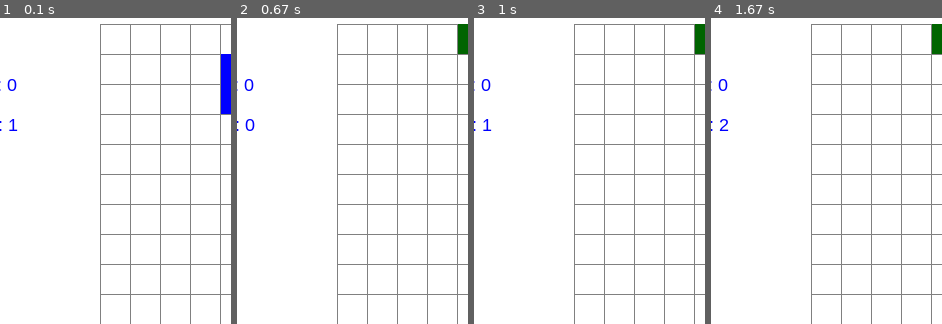
Above: before the commit, frames 1-4 (left to right).
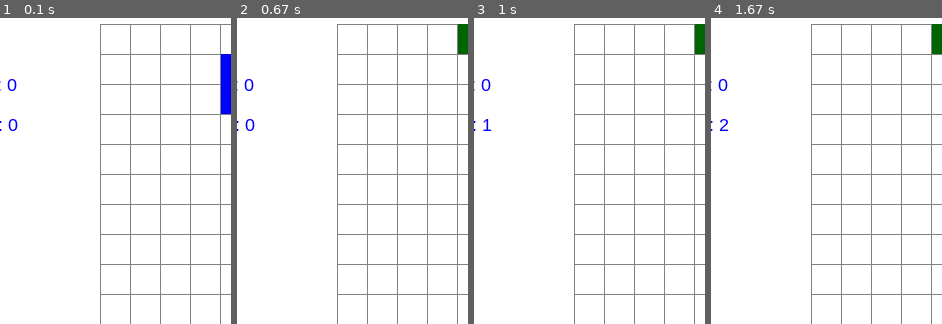
Above: after the commit, the same moments.

Repository: codigician/tetris
Game: pygame game, started from src/game.py
Same seed, same stepped clock (60 frames per second), same inputs: the game is played once before the commit and once after it.
Inputs:
- Up to frame 1 (0.1 s): no input
- Up to frame 2 (0.67 s): tap Space at 0.33 s
- Up to frame 3 (1 s): hold Right from 0.67 s (still down); tap Space at 0.73 s; tap C at 0.82 s
- Up to frame 4 (1.67 s): tap Space at 1.03, 1.23, 1.57 s; release Right at 1.13 s; hold Up 1.17-1.47 s; hold Right from 1.5 s (still down)
The pictures show only the part of the screen within x 12-62%, y 0-50%; the shares and areas given below are measured in that part.

The runs differ from the first frame. In frame 1, 0.1% of the frame differs, in the area x 3-8%, y 33-37%; in frame 2, nothing differs; in frame 3, nothing differs; in frame 4, nothing differs.

Commit message:
Level set to zero at the initially

Diff:
--- a/src/tetris.py
+++ b/src/tetris.py
@@ -29,7 +29,7 @@
 
         self.shape_count = 0
         self.score = 0
-        self.level = 1
+        self.level = 0
 
         self.gravity = gravity
 
